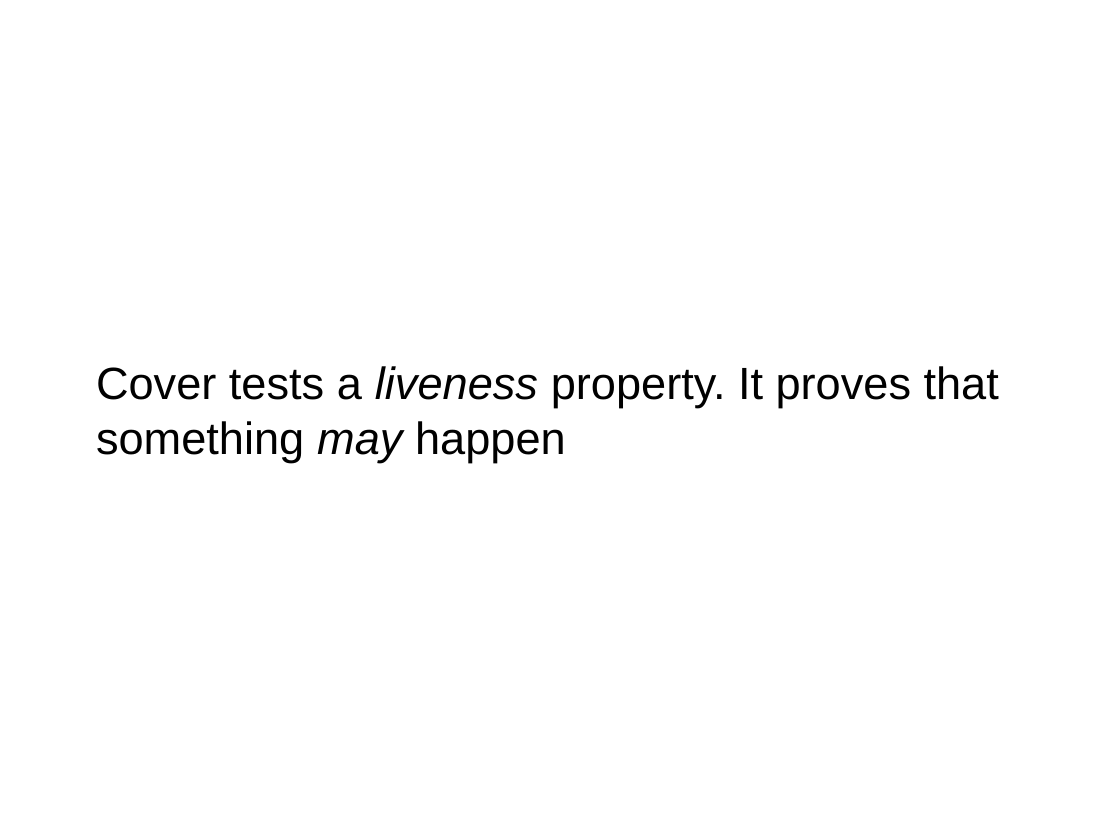
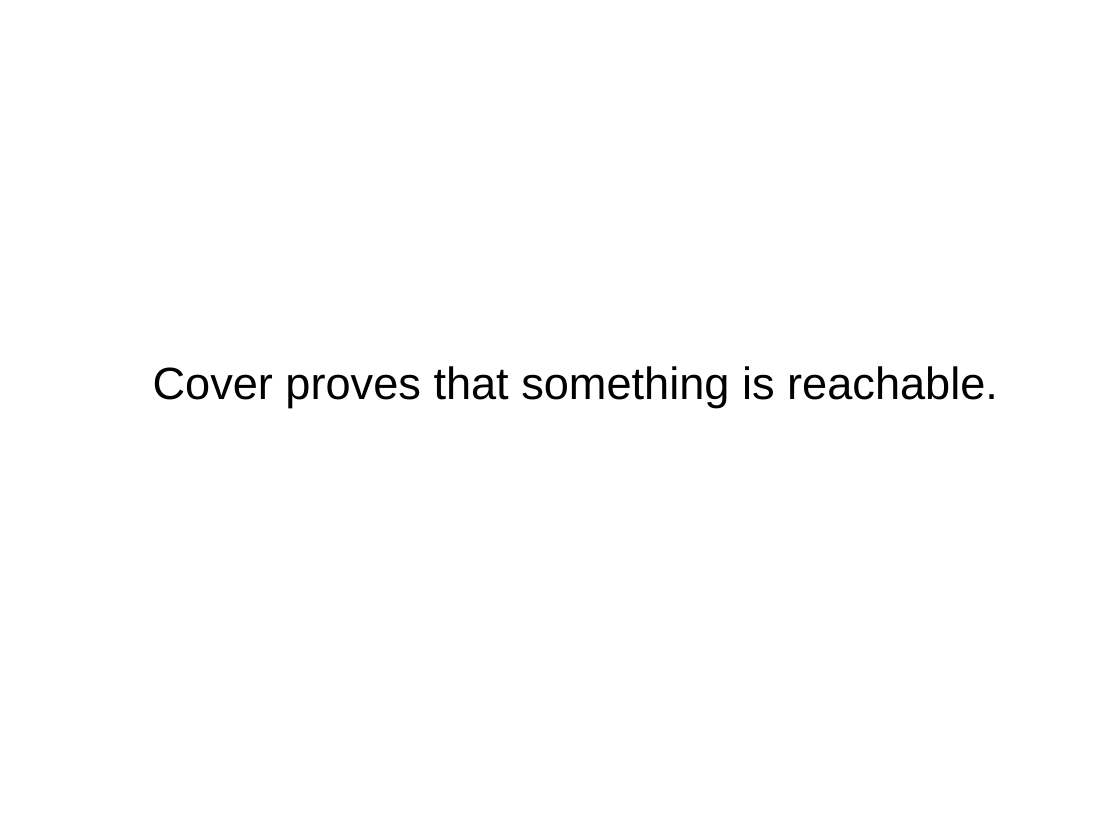
Before and after one commit to daveshah1/formal-fpl, a slide deck: slide 6 of wosh-presentation.odp. Drawn at 1120x840 pixels with LibreOffice and Linux fonts; fonts in the diff are those of the drawing. Boxes give left, top, right and bottom in pixels: in the first picture for what was removed or moved away, otherwise in the second. Text is boxed around its words. In the diff, an @@ line names an element or a change of style, - is before the commit and + after.

```diff
--- a/wosh-presentation.odp
+++ b/wosh-presentation.odp
@@ text at box(153, 366, 998, 408): text changed @@
-Cover tests a liveness property. It proves that something may happen
+Cover proves that something is reachable.
```
Also in this commit, not shown: 1 other slide changed.
